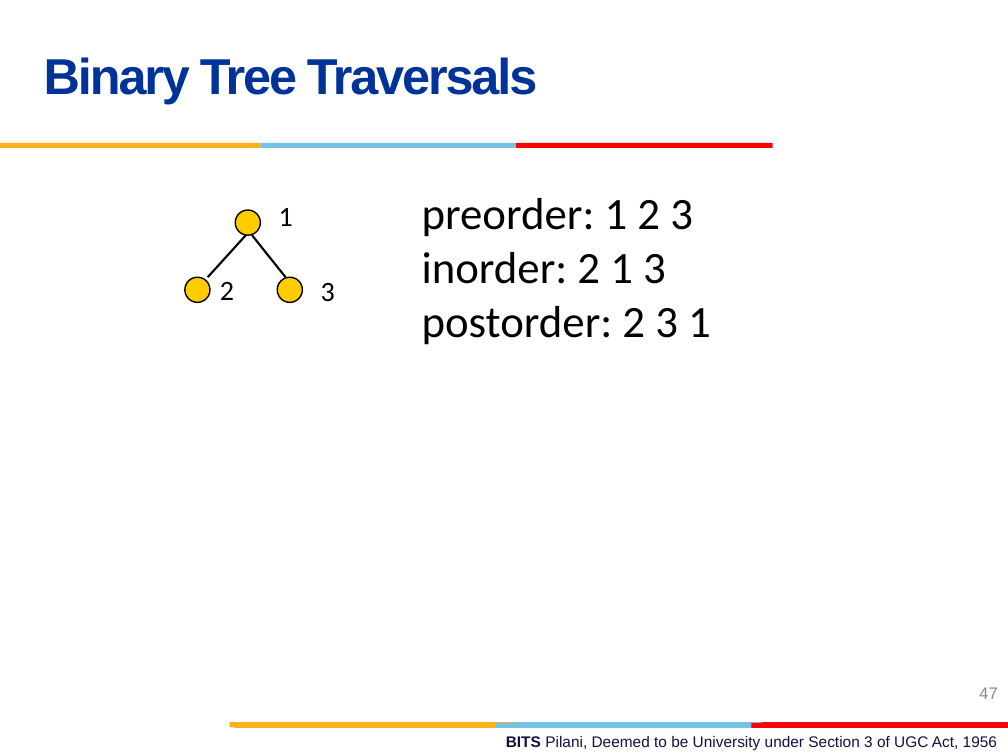
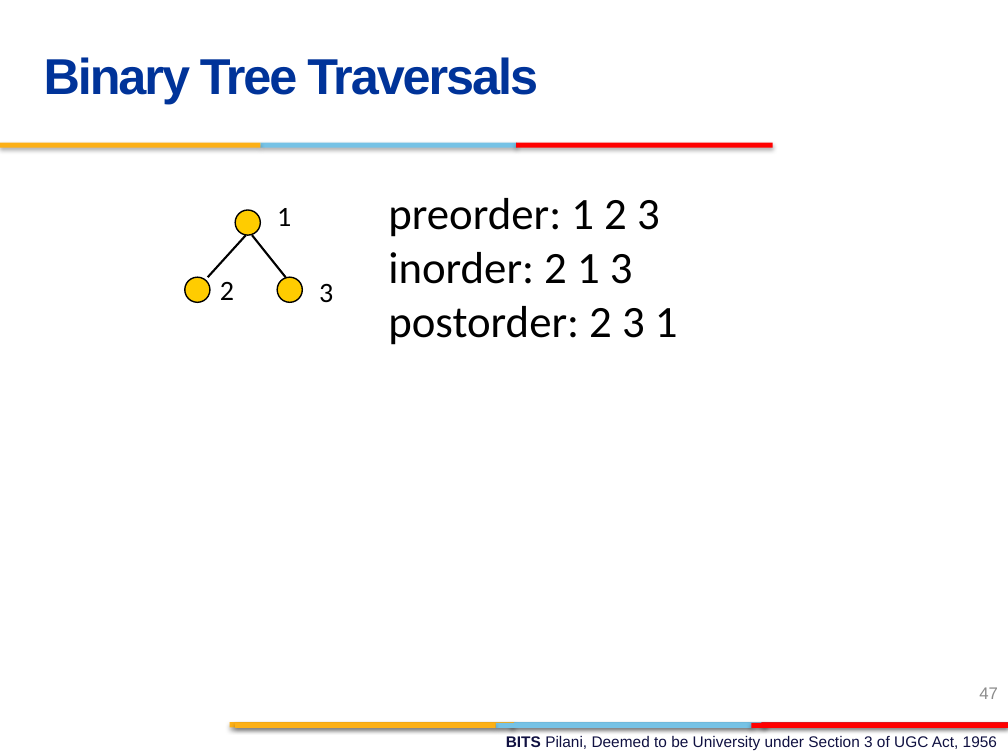
Before and after one commit to ElisonSherton/MTech_DSE, a slide deck: slide 47 of Sem1/DSAD/lecture_slides/DSAD_Session4.pptx. Drawn at 1008x756 pixels with LibreOffice and Linux fonts; fonts in the diff are those of the drawing; background and template pictures are left out. Boxes give left, top, right and bottom in pixels: in the first picture for what was removed or moved away, otherwise in the second. Text is boxed around its words. In the diff, an @@ line names an element or a change of style, - is before the commit and + after.

```diff
--- a/Sem1/DSAD/lecture_slides/DSAD_Session4.pptx
+++ b/Sem1/DSAD/lecture_slides/DSAD_Session4.pptx
@@ text "Binary Tree Traversals" at <box>44,57,538,104</box>: indent changed @@
@@ text "preorder: 1 2 3": place and size @@
-text "preorder: 1 2 3" at <box>422,198,711,345</box>
+text "preorder: 1 2 3" at <box>388,198,678,345</box>
@@ shadow on in 9 elements at <box>510,722,767,727</box>, <box>230,722,514,727</box>, <box>496,723,753,728</box>, <box>235,723,495,728</box>, <box>751,723,1008,728</box>, <box>260,143,517,148</box>, <box>0,143,260,148</box>, <box>516,143,773,148</box>, <box>761,722,1007,727</box> @@
```
Also in this commit, not shown: 45 other slides changed, 4 slides added, 4 slides removed, 33 other files.
